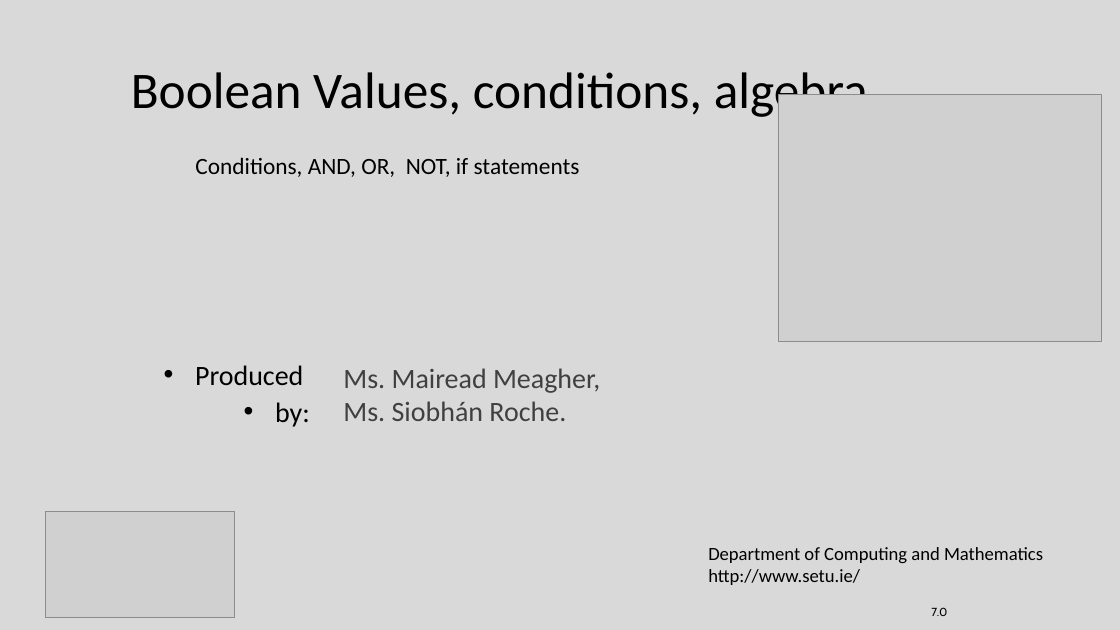
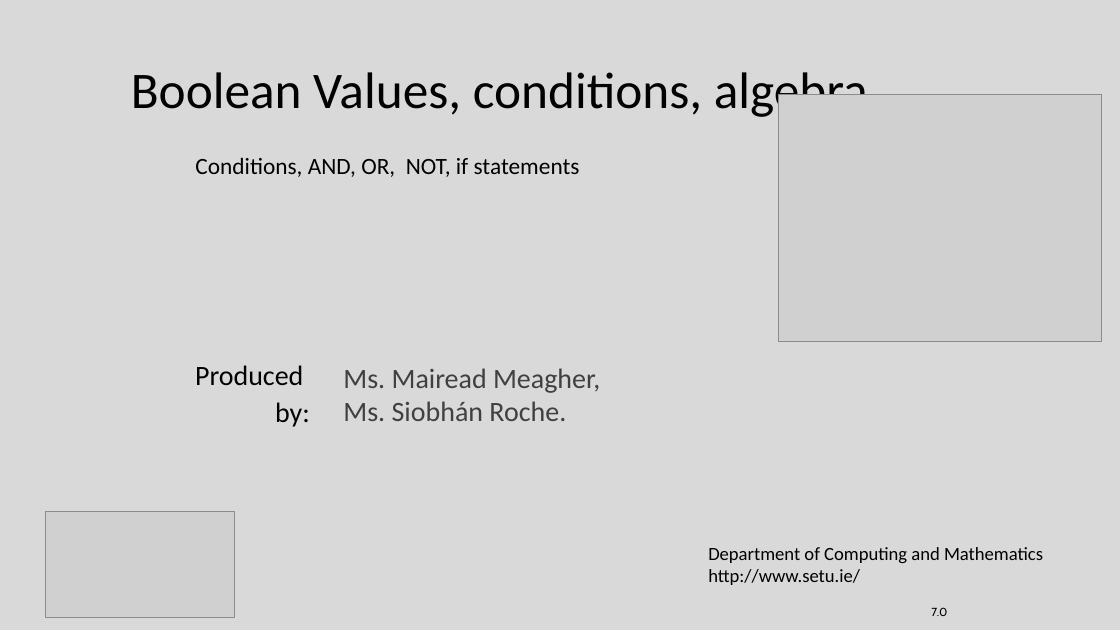
Before and after one commit to Programming-Fundamentals-SETU/prog-fund-1-sept-25, a slide deck: slide 1 of topic04-selection/unit-1/talk-2/b-boolean-cond.pptx. Drawn at 1120x630 pixels with LibreOffice and Linux fonts; fonts in the diff are those of the drawing; grey boxes stand for pictures. Boxes give left, top, right and bottom in pixels: in the first picture for what was removed or moved away, otherwise in the second. Text is boxed around its words. In the diff, an @@ line names an element or a change of style, - is before the commit and + after.

```diff
--- a/topic04-selection/unit-1/talk-2/b-boolean-cond.pptx
+++ b/topic04-selection/unit-1/talk-2/b-boolean-cond.pptx
@@ text "Produced" at (x1=195, y1=365, x2=310, y2=427): bullet • to none @@
```
Also in this commit, not shown: 59 other files.
